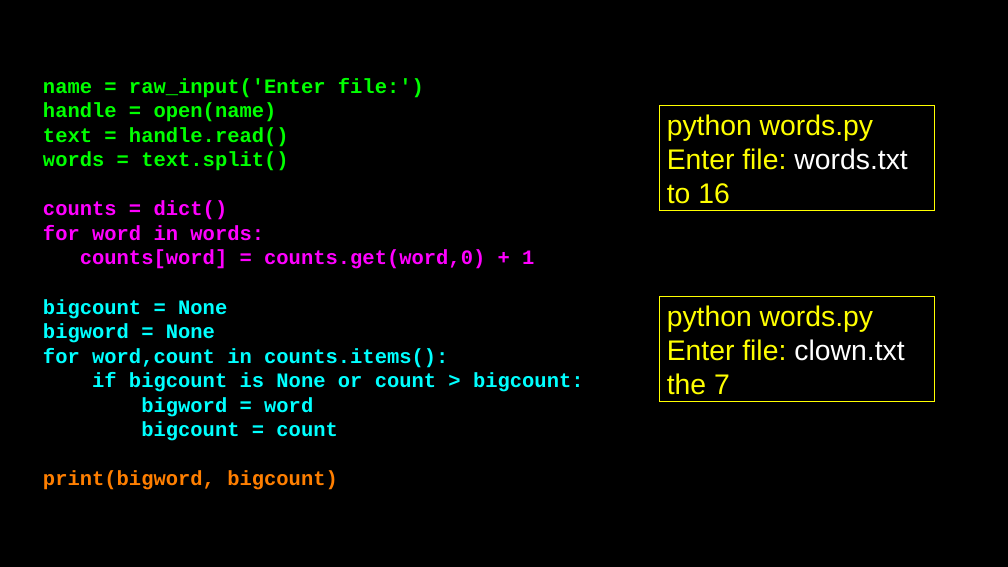
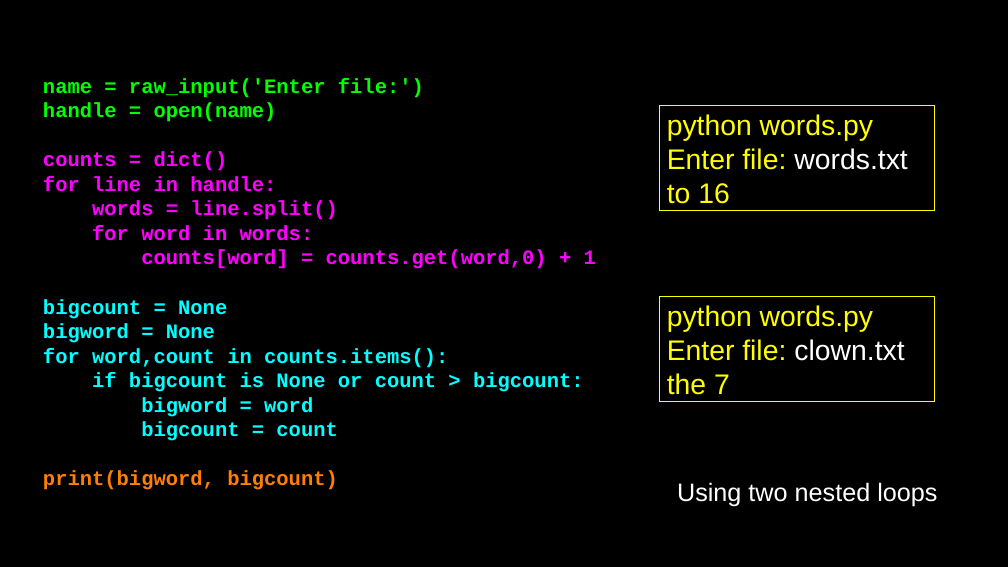
Before and after one commit to csev/py4e, a slide deck: slide 29 of lectures3/Pythonlearn-09-Dictionaries.pptx. Drawn at 1008x567 pixels with LibreOffice and Linux fonts; fonts in the diff are those of the drawing. Boxes give left, top, right and bottom in pixels: in the first picture for what was removed or moved away, otherwise in the second. Text is boxed around its words. In the diff, an @@ line names an element or a change of style, - is before the commit and + after.

```diff
--- a/lectures3/Pythonlearn-09-Dictionaries.pptx
+++ b/lectures3/Pythonlearn-09-Dictionaries.pptx
@@ text at box(43, 127, 289, 171): paragraphs removed @@
-text = handle.read()
-words = text.split()
@@ text at box(43, 176, 337, 220): paragraphs added @@
+for line in handle:
+words = line.split()
@@ text added at box(677, 482, 937, 506), 32 pt, text #FFFFFF @@
+Using two nested loops
```
Also in this commit, not shown: 4 other files.
